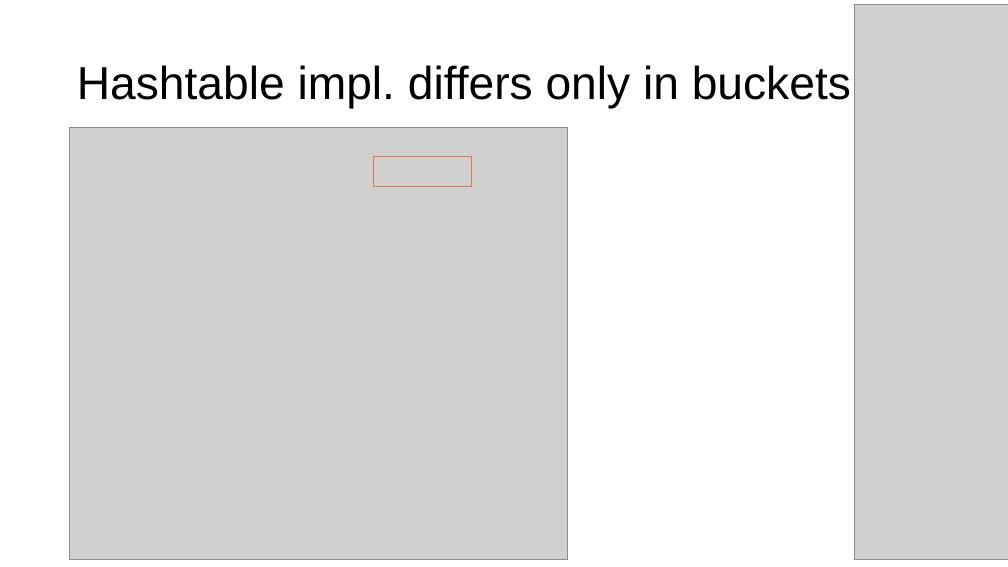
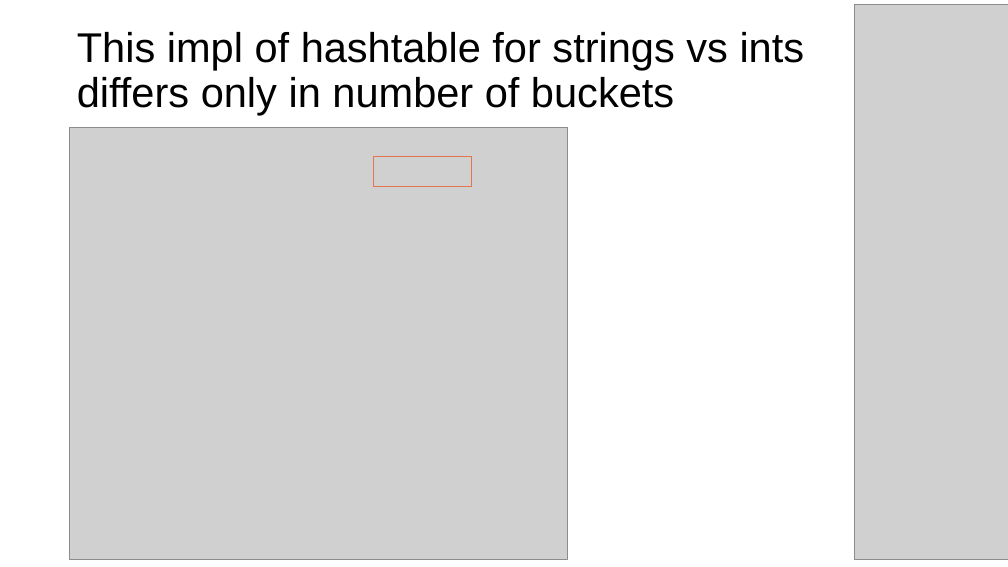
Before and after one commit to parrt/msds692, a slide deck: slide 16 of notes/hashtable.pptx. Drawn at 1008x567 pixels with LibreOffice and Linux fonts; fonts in the diff are those of the drawing; grey boxes stand for pictures; background and template pictures are left out. Boxes give left, top, right and bottom in pixels: in the first picture for what was removed or moved away, otherwise in the second. Text is boxed around its words. In the diff, an @@ line names an element or a change of style, - is before the commit and + after.

```diff
--- a/notes/hashtable.pptx
+++ b/notes/hashtable.pptx
@@ title at <box>77,32,805,115</box>: text changed; size 44 to 39.6 pt @@
-Hashtable impl. differs only in buckets
+This impl of hashtable for strings vs ints differs only in number of buckets
```
Also in this commit, not shown: 11 other slides changed, 2 other files.
